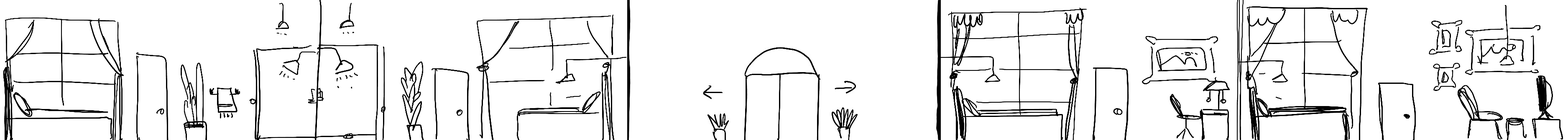
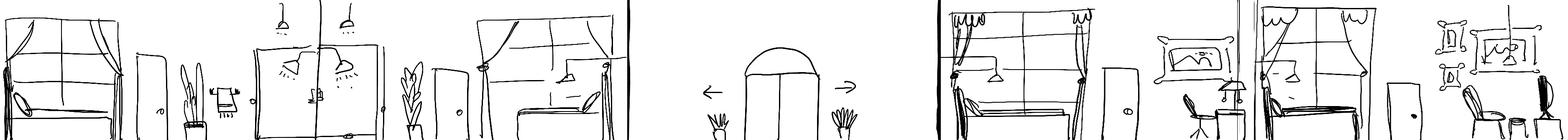
Two versions of the same layered image (w=1568, h=140). Layer-by-layer changes:
painted on "double-rooms" over [946, 0, 1564, 140]
